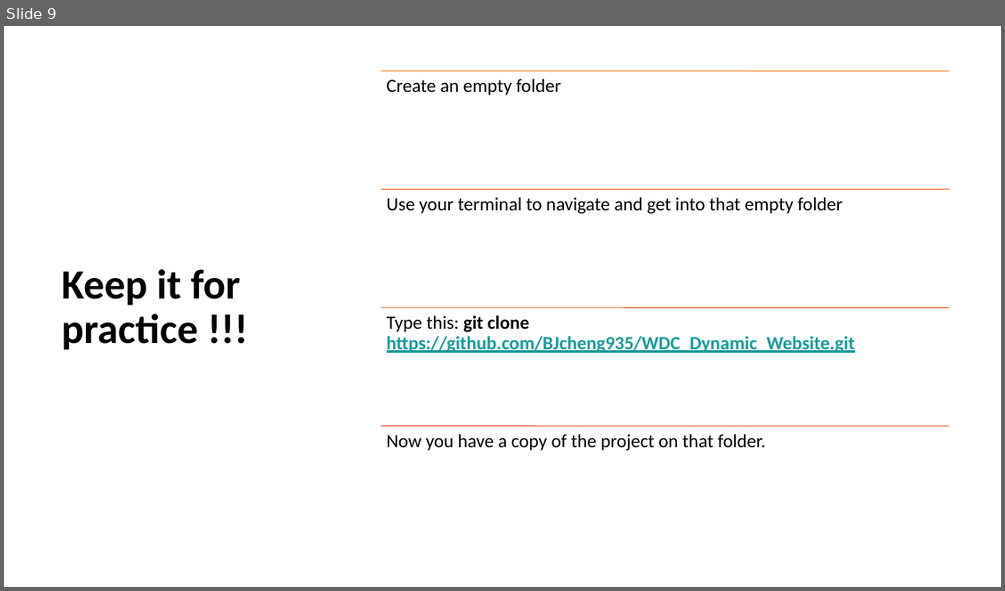
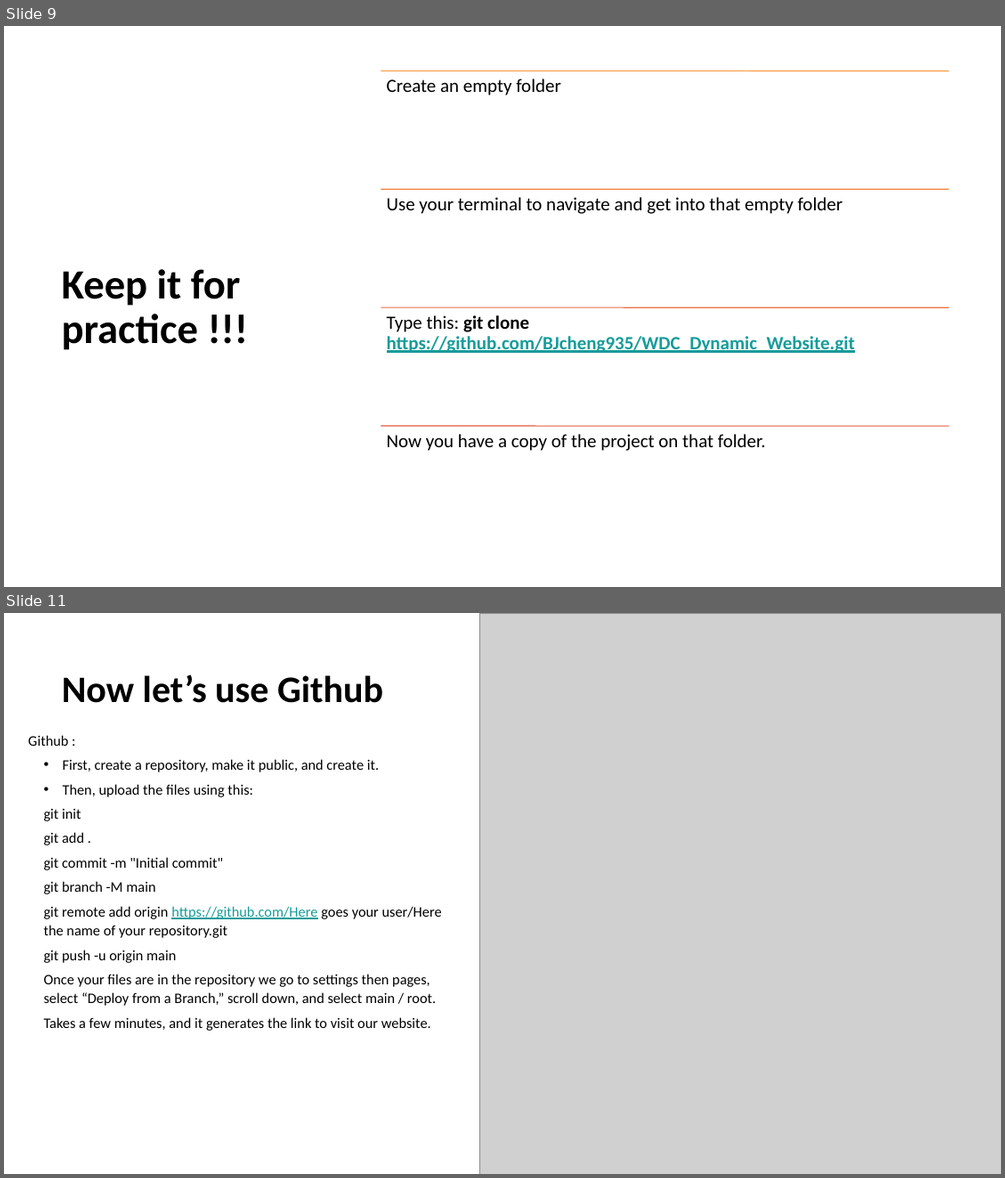
Before and after one commit to BJcheng935/WDC_Dynamic_Website, a slide deck: Dynamic Webpages.pptx. Shown one above the other, each under a label of ours: slide 9 before the commit, slides 9 and 11 after it; the slides between them are not shown. The pictures are 1005x591 and 1005x1178 pixels, drawn with LibreOffice and Linux fonts; fonts in the diff are those of the drawing; grey boxes stand for pictures. Boxes give left, top, right and bottom in pixels: in the first picture for what was removed or moved away, otherwise in the second. Text is boxed around its words. In the diff, an @@ line names an element or a change of style, - is before the commit and + after.

```diff
--- a/Dynamic Webpages.pptx
+++ b/Dynamic Webpages.pptx
@@ slide 11 added at [4, 613, 1001, 1174], background #FFFFFF @@
@@ picture added at [479, 613, 1001, 1174] @@
@@ title added at [62, 674, 383, 703], 36 pt, text #000000, bold @@
+Now let’s use Github
@@ text added at [28, 735, 442, 1030], 14 pt, text #000000 @@
+Github :
+  • First, create a repository, make it public, and create it.
+  • Then, upload the files using this:
+  git init
+  git add .
+  git commit -m "Initial commit"
+  git branch -M main
+  git remote add origin https://github.com/Here goes your user/Here the name of your repository.git
+  git push -u origin main
+  Once your files are in the repository we go to settings then pages, select “Deploy from a Branch,” scroll down, and select main / root.
+  Takes a few minutes, and it generates the link to visit our website.
```
Also in this commit, not shown: 2 other slides added, 1 other file.
